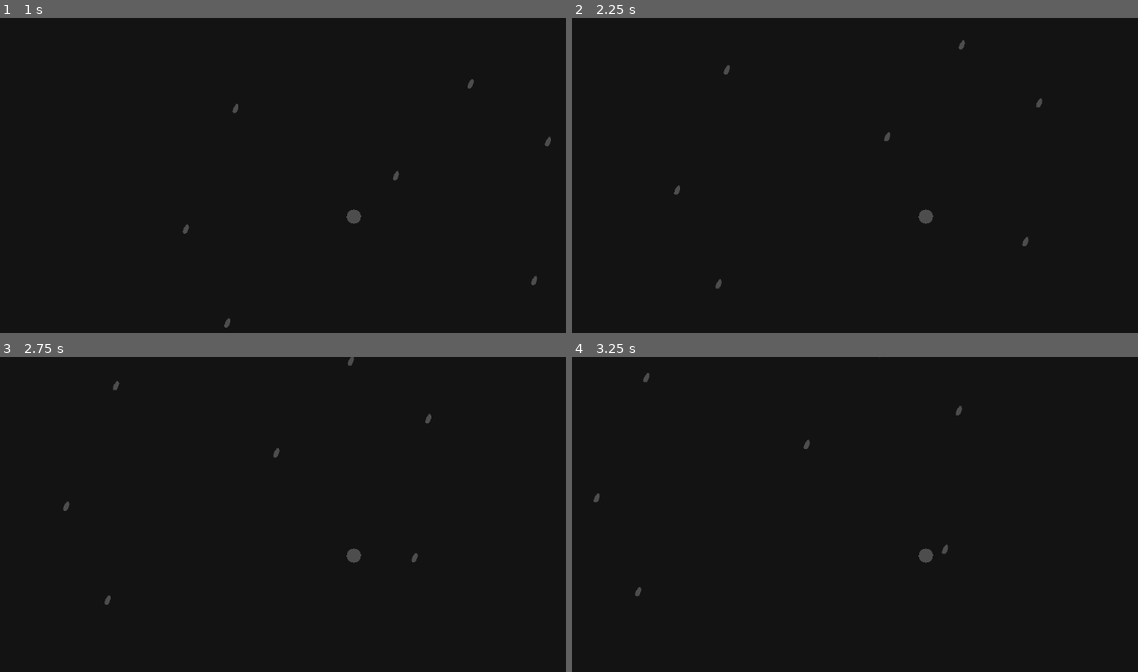
Above: before the commit, frames 1-4 (two rows, left to right).
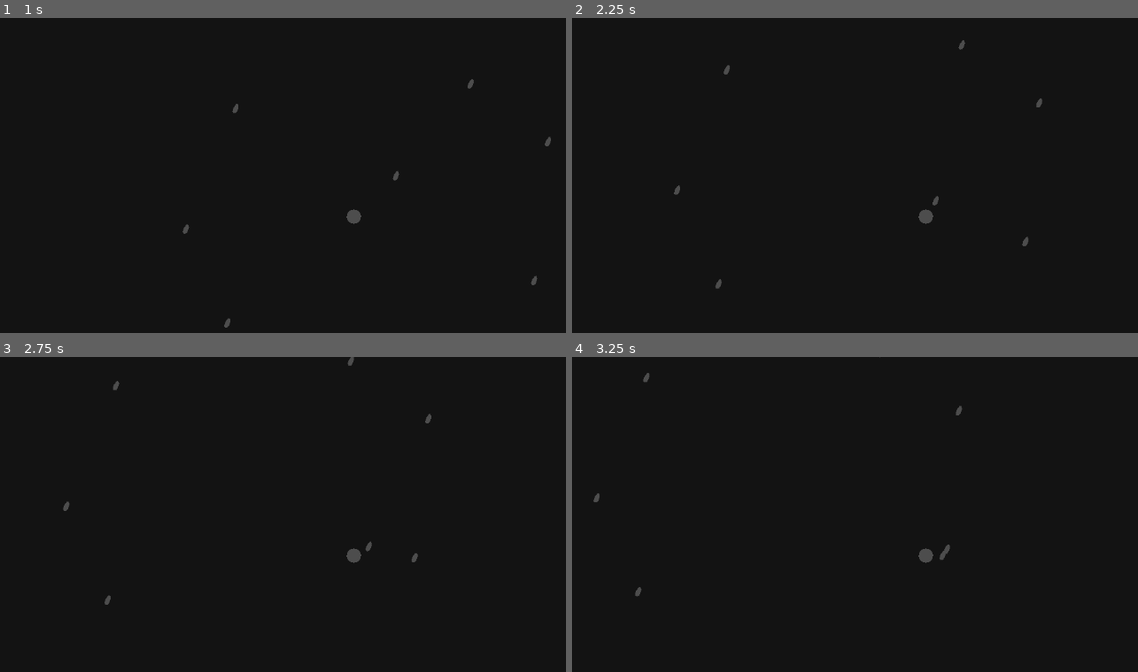
Above: after the commit, the same moments.

Repository: FOSS-Supremacy/celestis
Game: Godot game, scene res://scenes/tests.tscn
Same seed, same stepped clock (60 frames per second), same inputs: the game is played once before the commit and once after it. This scene is started directly instead of the project's main scene.
Inputs:
- Up to frame 1 (1 s): tap Enter at 0.5 s; hold Right (player_right) from 0.53 s (still down); hold K (camera_down) from 0.53 s (still down)
- Up to frame 2 (2.25 s): release Right (player_right) at 1.28 s; release K (camera_down) at 1.28 s; hold Down (player_down) 1.28-2.03 s; tap J (camera_left) at 1.35 s; hold Right (player_right) from 2.03 s (still down); hold L (camera_right) from 2.03 s (still down)
- Up to frame 3 (2.75 s): keep holding Right (player_right); keep holding L (camera_right)
- Up to frame 4 (3.25 s): release Right (player_right) at 2.78 s; release L (camera_right) at 2.78 s; hold Up (player_up) from 2.78 s (still down); tap I (camera_up) at 2.85 s

Frame 1 is identical in both runs. In frame 2, less than 0.1% of the frame differs, in the area x 55-65%, y 36-60%; in frame 3, less than 0.1%; in frame 4, less than 0.1%, in the area x 40-67%, y 26-65%.

Commit message:
Orbit system

Diff:
--- a/scripts/gameplay/systems/ObjectManager.gd
+++ b/scripts/gameplay/systems/ObjectManager.gd
@@ -1,3 +1,72 @@
-extends Node
+extends Node2D
 
 @export var resource:SpaceObjectResource
+var orbit_center: Node2D = null
+
+var angle:float = 0.0
+var orbit_timer: Timer
+var velocity: Vector2 = Vector2.ZERO
+
+func _ready() -> void:
+	# Inicializa o Timer
+	orbit_timer = Timer.new()
+	orbit_timer.one_shot = false
+	orbit_timer.autostart = false
+	add_child(orbit_timer)
+
+	orbit_timer.connect("timeout", Callable(self, "_on_Timer_timeout"))
+	#print("Timer configurado com um delay de ", resource.orbit_delay, " segundos.")
+
+func _physics_process(delta: float) -> void:
+	orbit_controller(delta)
+
+	if orbit_center:
+		orbit_timer.wait_time = orbit_center.resource.orbit_delay
+
+	if not resource.orbiting:
+		apply_gravity(delta)
+
+func enter_orbit(center:Node2D) -> void:
+	#resource.orbiting = true
+	if not resource.orbiting:
+		orbit_center = center
+		resource.orbit_radius = position.distance_to(center.position)
+		angle = (position - orbit_center.position).angle()
+		orbit_timer.start()
+
+		#print("Timer iniciado para entrar em órbita.")
+
+func orbit_controller(delta):
+	if resource.orbiting and orbit_center:
+		angle += (resource.orbit_speed / resource.orbit_radius) * delta
+		angle = wrap_angle(angle)
+
+		# new position around the central body
+		var offset_x = orbit_center.resource.orbit_radius * cos(angle)
+		var offset_y = orbit_center.resource.orbit_radius * sin(angle)
+		position = orbit_center.position + Vector2(offset_x, offset_y)
+
+func apply_gravity(delta: float) -> void:
+	if not resource.orbiting and orbit_center:
+		var direction = (orbit_center.position - position).normalized()
+		var distance = position.distance_to(orbit_center.position)
+		var force = orbit_center.resource.gravity_strength / (distance * distance)
+		var acceleration = direction * force
+		velocity += acceleration * delta
+		position += velocity * delta
+
+# Function to ensure that the angle is within the range [0, 2*PI]
+func wrap_angle(angle: float) -> float:
+	var two_pi = 2 * PI
+	while angle < 0:
+		angle += two_pi
+	while angle >= two_pi:
+		angle -= two_pi
+	return angle
+
+func _on_Timer_timeout() -> void:
+	resource.orbiting = true
+
+	if orbit_center is Player:
+		orbit_center.orbit_objects.append(self)
+	#print("Tempo acabou!")
